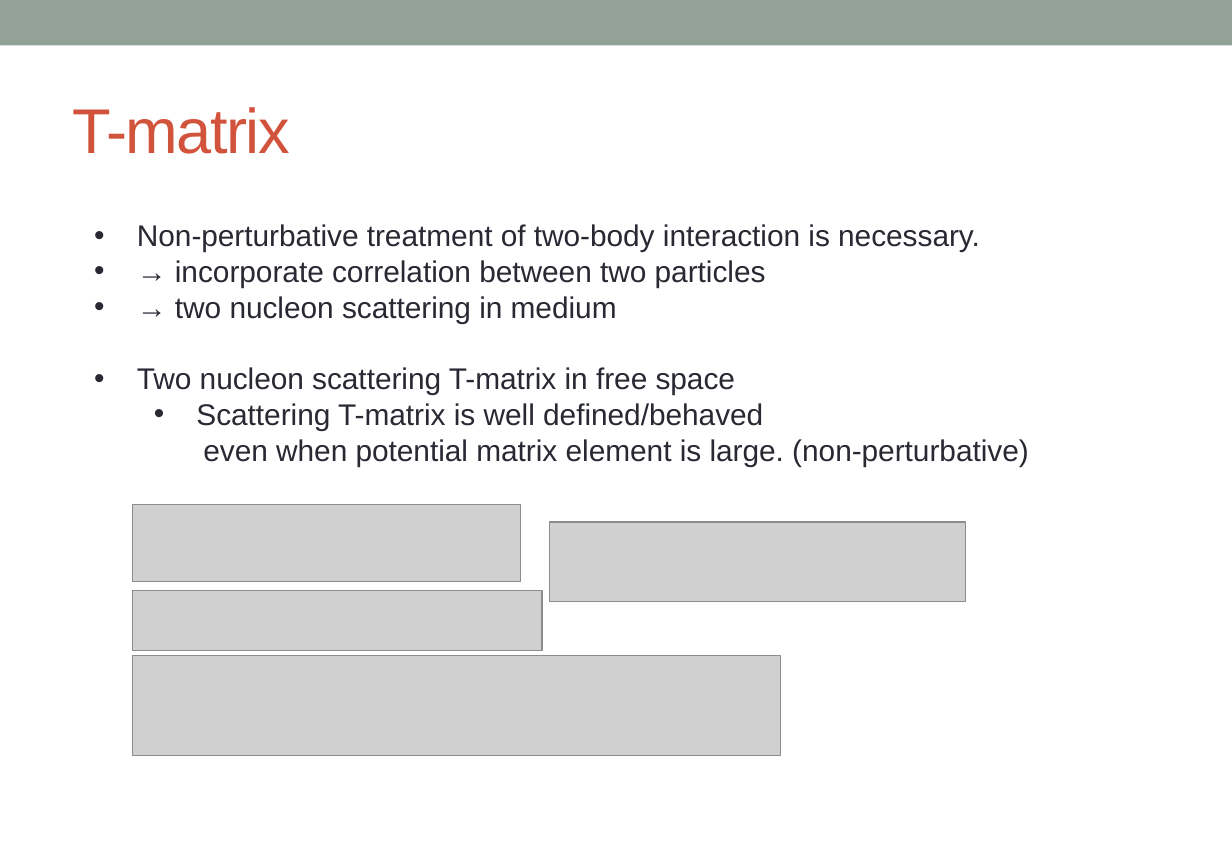
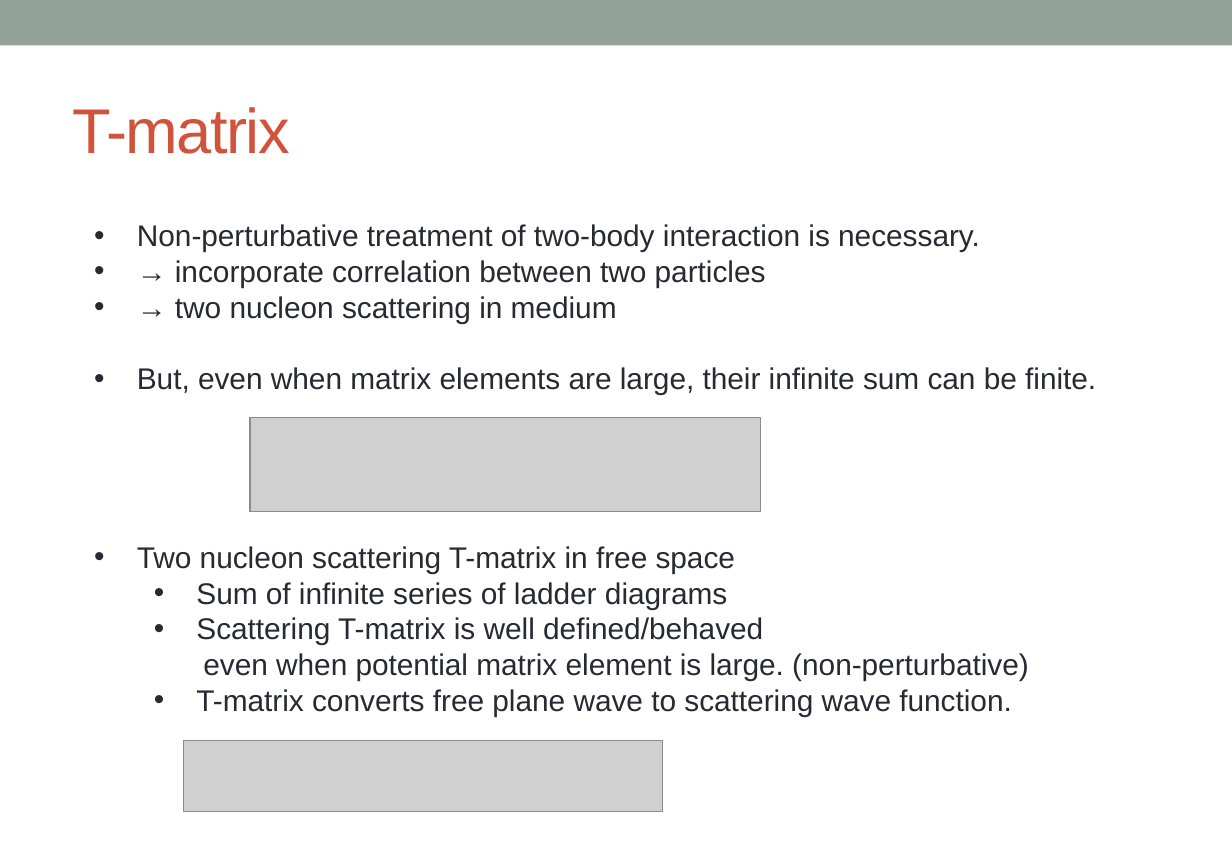
Before and after one commit to alphacentaury-github/NPSS2020, a slide deck: slide 6 of 20221201_숭실대_BHF_송영호.pptx. Drawn at 1232x853 pixels with LibreOffice and Linux fonts; fonts in the diff are those of the drawing; grey boxes stand for pictures. Boxes give left, top, right and bottom in pixels: in the first picture for what was removed or moved away, otherwise in the second. Text is boxed around its words. In the diff, an @@ line names an element or a change of style, - is before the commit and + after.

```diff
--- a/20221201_숭실대_BHF_송영호.pptx
+++ b/20221201_숭실대_BHF_송영호.pptx
@@ text at (137,367,1096,395): paragraph added @@
+• But, even when matrix elements are large, their infinite sum can be finite.
@@ picture added at (250,417,761,511) @@
@@ picture removed at (132,505,521,582) @@
@@ picture removed at (549,522,966,602) @@
@@ text at (196,582,727,609): paragraph added @@
+  • Sum of infinite series of ladder diagrams
@@ picture removed at (132,656,780,756) @@
@@ text at (196,689,1011,716): paragraph added @@
+  • T-matrix converts free plane wave to scattering wave function.
@@ picture: place and size @@
-picture at (132,590,541,651)
+picture at (183,741,663,811)
```
Also in this commit, not shown: 13 other slides changed, 1 slide added.
